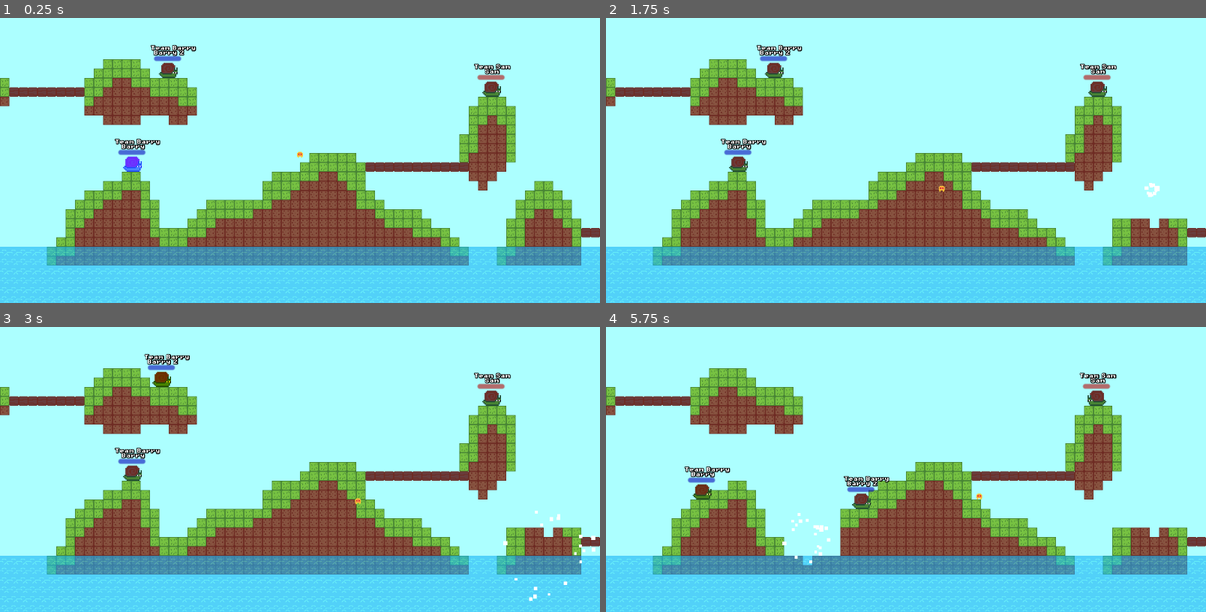
Above: before the commit, frames 1-4 (two rows, left to right).
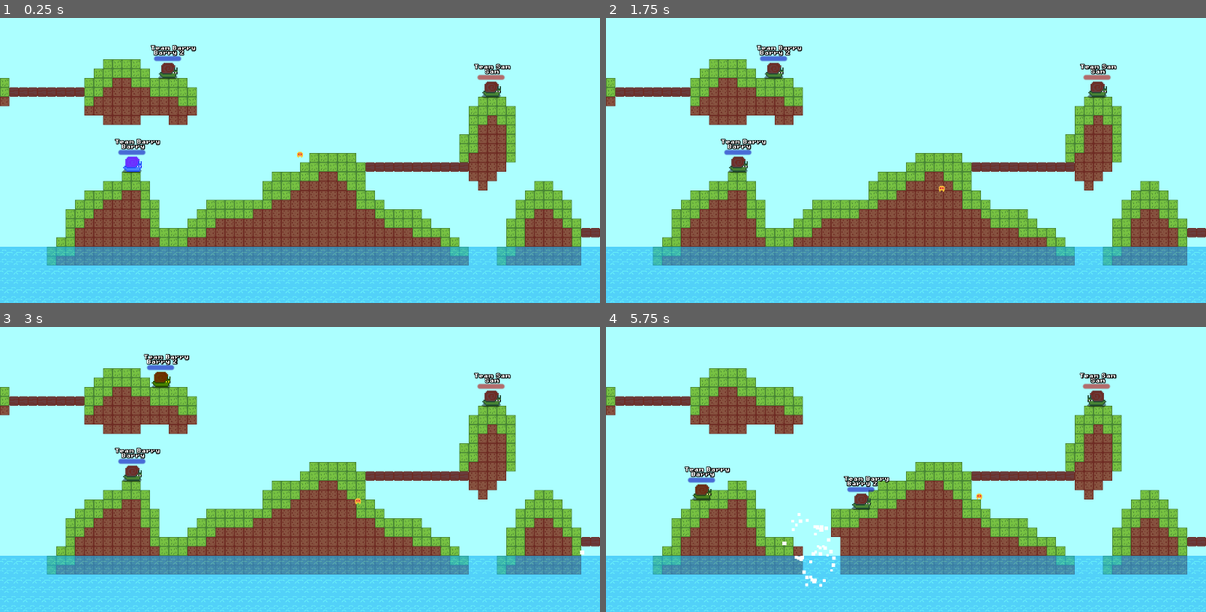
Above: after the commit, the same moments.

Repository: codingbanana21/Snail-Wars
Game: Godot game, scene res://scenes/game.tscn
The game is run twice, just before and just after one commit, with the same random seed, the same clock (stepped at 60 frames per second) and the same inputs.
Inputs (mouse positions are in pixels of both pictures, inside the frame that each line leads up to):
- Up to frame 1 (0.25 s): no input
- Up to frame 2 (1.75 s): tap Enter (skip) at 0.5 s; move the mouse to (936, 151) at 0.52 s; press the mouse at (936, 151) at 0.53 s; hold D (right) from 0.53 s (still down); tap W (jump) at 0.77, 1.52 s; tap 1 (weapon_1, bound only before the commit) at 0.8, 1.35 s; tap Space at 1.25 s; move the mouse to (876, 154) at 1.27 s; release the mouse at (876, 154) at 1.28 s; tap 2 (weapon_2, bound only before the commit) at 1.55 s
- Up to frame 3 (3 s): move the mouse to (312, 458) at 2.02 s; release D (right) at 2.03 s; hold A (left) 2.03-2.78 s; tap 2 (weapon_2, bound only before the commit) at 2.1 s; tap 3 (weapon_3, bound only before the commit) at 2.3, 2.85 s; move the mouse to (294, 466) at 2.77 s; hold D (right) from 2.78 s (still down)
- Up to frame 4 (5.75 s): tap W (jump) at 3.02, 3.77, 4.52 s; tap Mouse wheel down (last_weapon, bound only after the commit) at 3.05, 3.6 s; move the mouse to (948, 466) at 3.52 s; tap Mouse wheel up (next_weapon, bound only after the commit) at 3.8, 4.35 s; tap Escape (esc, bound only after the commit) at 4.15 s; tap Enter (skip) at 4.25 s; move the mouse to (858, 458) at 4.27 s; release D (right) at 4.28 s; hold A (left) 4.28-5.03 s; click (858, 458) at 4.55 s; move the mouse to (912, 460) at 5.02 s; press the mouse at (912, 460) at 5.03 s; hold D (right) from 5.03 s (still down); tap 1 (weapon_1, bound only before the commit) at 5.3 s

The runs differ from the first frame. In frame 1, less than 0.1% of the frame differs, in the area x 20-84%, y 20-55%; in frame 2, 1.1%; in frame 3, 1.4%; in frame 4, 1.9%, in the area x 14-96%, y 26-92%.

Commit message:
Mouse changes

Diff:
--- a/project.godot
+++ b/project.godot
@@ -50,7 +50,6 @@
 jump={
 "deadzone": 0.2,
 "events": [Object(InputEventKey,"resource_local_to_scene":false,"resource_name":"","device":-1,"window_id":0,"alt_press …(192 unchanged characters)…
-, Object(InputEventKey,"resource_local_to_scene":false,"resource_name":"","device":-1,"window_id":0,"alt_pressed":false,"shift_pressed":false,"ctrl_pressed":false,"meta_pressed":false,"pressed":false,"keycode":0,"physical_keycode":32,"key_label":0,"unicode":32,"location":0,"echo":false,"script":null)
 , Object(InputEventKey,"resource_local_to_scene":false,"resource_name":"","device":-1,"window_id":0,"alt_pressed":false …(186 unchanged characters)…
 ]
 }
@@ -59,24 +58,19 @@
 "events": [Object(InputEventKey,"resource_local_to_scene":false,"resource_name":"","device":-1,"window_id":0,"alt_press …(195 unchanged characters)…
 ]
 }
-weapon_1={
+esc={
 "deadzone": 0.2,
-"events": [Object(InputEventKey,"resource_local_to_scene":fa …(141 unchanged characters)… ":false,"keycode":0,"physical_keycode":49,"key_label":0,"unicode":49,"location":0,"echo":false,"script":null)
+"events": [Object(InputEventKey,"resource_local_to_scene":fa …(141 unchanged characters)… ":false,"keycode":0,"physical_keycode":4194305,"key_label":0,"unicode":0,"location":0,"echo":false,"script":null)
 ]
 }
-weapon_2={
+next_weapon={
 "deadzone": 0.2,
-"events": [Object(InputEventKey,"resource_local_to_scene":false,"resource_name":"","device":-1,"window_id":0,"alt_pressed":false,"shift_pressed":false,"ctrl_pressed":false,"meta_pressed":false,"pressed":false,"keycode":0,"physical_keycode":50,"key_label":0,"unicode":50,"location":0,"echo":false,"script":null)
+"events": [Object(InputEventMouseButton,"resource_local_to_scene":false,"resource_name":"","device":-1,"window_id":0,"alt_pressed":false,"shift_pressed":false,"ctrl_pressed":false,"meta_pressed":false,"button_mask":8,"position":Vector2(187, 26),"global_position":Vector2(196, 74),"factor":1.0,"button_index":4,"canceled":false,"pressed":true,"double_click":false,"script":null)
 ]
 }
-weapon_3={
+last_weapon={
 "deadzone": 0.2,
-"events": [Object(InputEventKey,"resource_local_to_scene":false,"resource_name":"","device":-1,"window_id":0,"alt_pressed":false,"shift_pressed":false,"ctrl_pressed":false,"meta_pressed":false,"pressed":false,"keycode":0,"physical_keycode":51,"key_label":0,"unicode":51,"location":0,"echo":false,"script":null)
-]
-}
-weapon_4={
-"deadzone": 0.2,
-"events": [Object(InputEventKey,"resource_local_to_scene":false,"resource_name":"","device":-1,"window_id":0,"alt_pressed":false,"shift_pressed":false,"ctrl_pressed":false,"meta_pressed":false,"pressed":false,"keycode":0,"physical_keycode":52,"key_label":0,"unicode":52,"location":0,"echo":false,"script":null)
+"events": [Object(InputEventMouseButton,"resource_local_to_scene":false,"resource_name":"","device":-1,"window_id":0,"alt_pressed":false,"shift_pressed":false,"ctrl_pressed":false,"meta_pressed":false,"button_mask":16,"position":Vector2(325, 14),"global_position":Vector2(334, 62),"factor":1.0,"button_index":5,"canceled":false,"pressed":true,"double_click":false,"script":null)
 ]
 }
 
--- a/scenes/player.tscn
+++ b/scenes/player.tscn
@@ -13,6 +13,11 @@
 collision_layer = 3
 collision_mask = 3
 script = ExtResource("1_3vyb7")
+
+[node name="Polygon2D" type="Polygon2D" parent="." unique_id=1954216530]
+position = Vector2(0, -2.5)
+color = Color(0, 0, 0, 0.47058824)
+polygon = PackedVector2Array(-6, 6.5, -8.5, 9, -6.5, 10, 6, 10, 8, 8.5, 6, 6.5)
 
 [node name="Snail" type="Sprite2D" parent="." unique_id=1069079524]
 position = Vector2(0, -1.5)
@@ -52,4 +57,8 @@
 wait_time = 3.0
 one_shot = true
 
+[node name="Area2D" type="Area2D" parent="." unique_id=573629312]
+
+[node name="CollisionShape2D" type="CollisionShape2D" parent="Area2D" unique_id=887883612]
+
 [connection signal="timeout" from="NextPlayerTimer" to="." method="_on_next_player_timer_timeout"]
--- a/scripts/mouse.gd
+++ b/scripts/mouse.gd
@@ -6,5 +6,10 @@
 	Input.set_mouse_mode(Input.MOUSE_MODE_CAPTURED)
 
 
+func _process(delta: float) -> void:
+	if Input.is_action_just_pressed("esc"):
+		Input.set_mouse_mode(Input.MOUSE_MODE_VISIBLE)
+
+
 func _input(event: InputEvent) -> void:
 	global_position = Globals.mouse_position
--- a/scripts/player.gd
+++ b/scripts/player.gd
@@ -48,14 +48,14 @@
 
 		if Globals.player_turn == player_number:
 			snail.modulate.b = (sin(Engine.get_physics_frames() / 10.0) * 10)
-			if Input.is_action_just_pressed("weapon_1"):
-				weapon = 1
 
-			if Input.is_action_just_pressed("weapon_2"):
-				weapon = 2
+			if Input.is_action_just_pressed("next_weapon"):
+				weapon += 1
 
-			if Input.is_action_just_pressed("weapon_3"):
-				weapon = 3
+			if Input.is_action_just_pressed("last_weapon"):
+				weapon -= 1
+
+			weapon = clamp(weapon, 1, 3)
 
 			if global_position > Globals.mouse_position:
 				snail.flip_h = true
@@ -67,6 +67,7 @@
 
 			if (Input.is_action_just_released("click") or projectile_speed >= 1000) and next_player_timer.is_stopped():
 				var projectile: Projectile
+
 				if weapon == 2:
 					projectile = load("res://projectiles/drill.tscn").instantiate()
 				elif weapon == 3:
